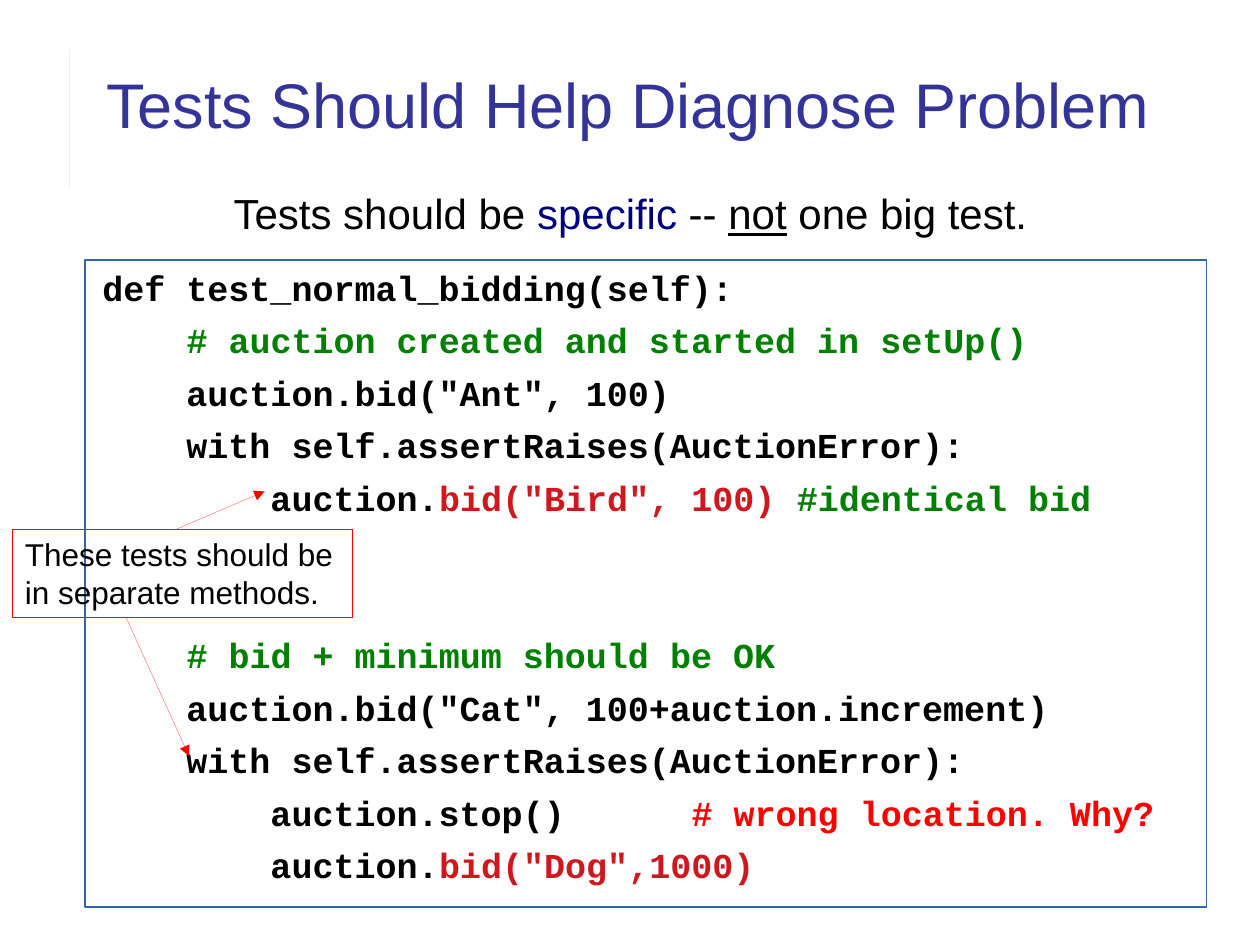
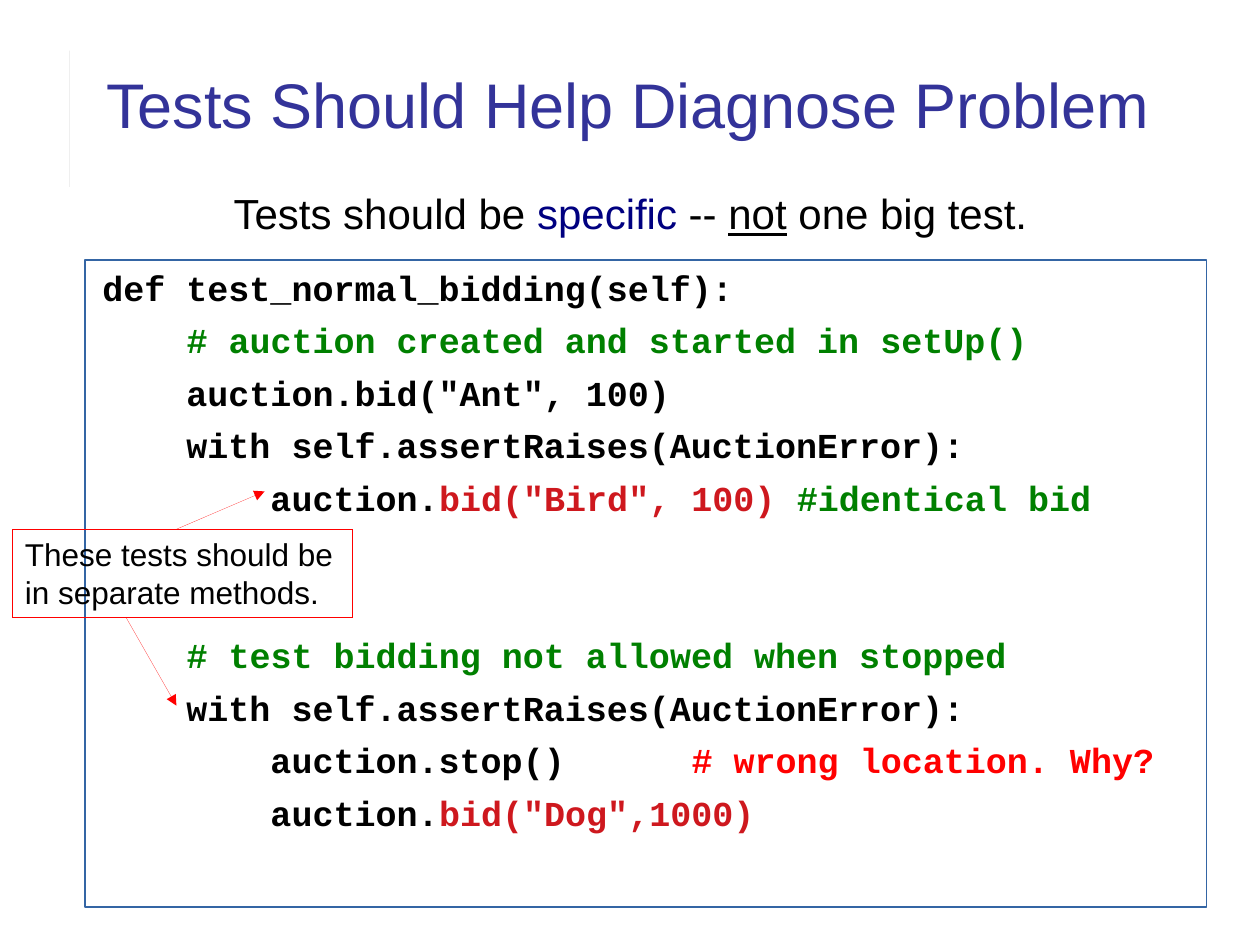
Before and after one commit to cpske/ISP, a slide deck: slide 13 of assignment/feedback/LabExam1-feedback.odp (slide 12 before the commit). Drawn at 1260x945 pixels with LibreOffice and Linux fonts; fonts in the diff are those of the drawing. Boxes give left, top, right and bottom in pixels: in the first picture for what was removed or moved away, otherwise in the second. Text is boxed around its words. In the diff, an @@ line names an element or a change of style, - is before the commit and + after.

```diff
--- a/assignment/feedback/LabExam1-feedback.odp
+++ b/assignment/feedback/LabExam1-feedback.odp
@@ arrow moved from (126, 617) - (189, 756) to (126, 617) - (176, 706) @@
@@ text in rectangle at (229,644,1006,676): text changed; text colour #000000 to #008000 @@
-# bid + minimum should be OK
-auction.bid("Cat", 100+auction.increment)
+# test bidding not allowed when stopped
```
Also in this commit, not shown: 8 other slides changed, 15 slides added, 2 other files.
